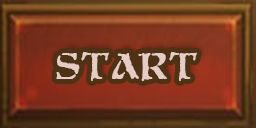
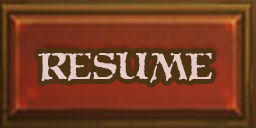
Layered file, before and after one edit (256×128). Changes by layer:
added layer "Resume" above "Quit" over [38, 52, 212, 83]
hid "Start" over [56, 52, 197, 81]
